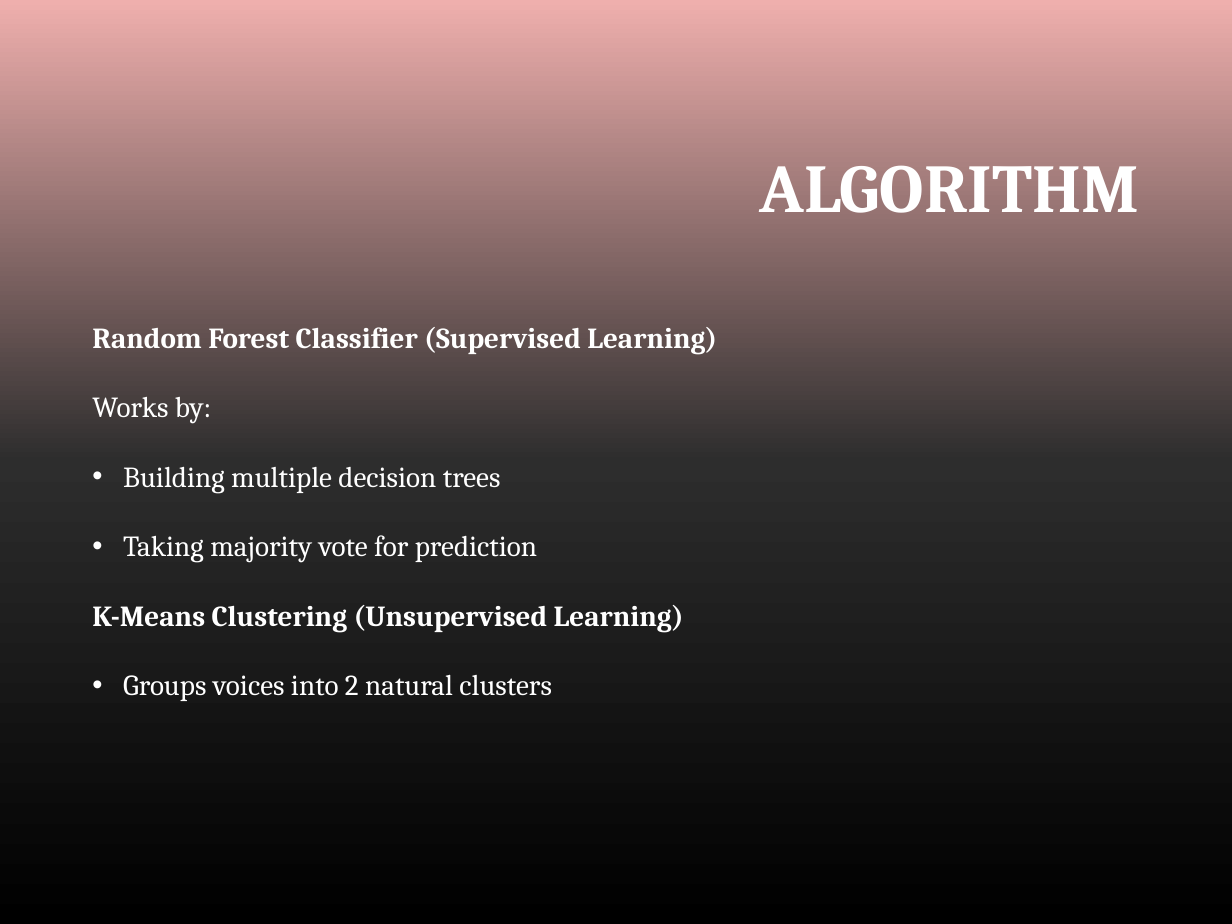
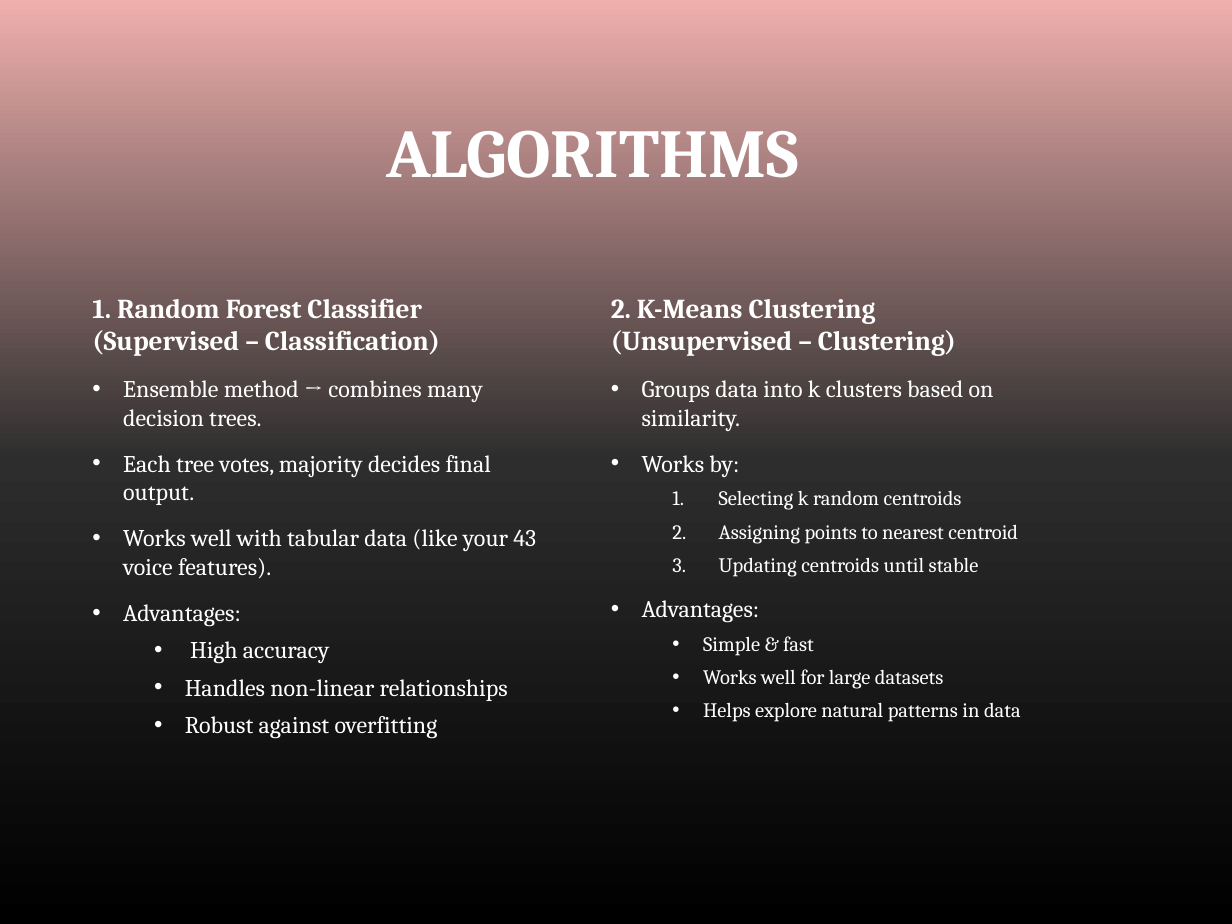
Before and after one commit to Jansirani-jansi-janu/Assignment_4, a slide deck: slide 5 of Human Voice Classification and Clustering.pptx. Drawn at 1232x924 pixels with LibreOffice and Linux fonts; fonts in the diff are those of the drawing; background and template pictures are left out. Boxes give left, top, right and bottom in pixels: in the first picture for what was removed or moved away, otherwise in the second. Text is boxed around its words. In the diff, an @@ line names an element or a change of style, - is before the commit and + after.

```diff
--- a/Human Voice Classification and Clustering.pptx
+++ b/Human Voice Classification and Clustering.pptx
@@ title at (386, 130, 798, 178): text changed @@
-ALGORITHM
+ALGORITHMS
@@ text at (92, 298, 536, 738): text changed; size 17 to 14 pt @@
-Random Forest Classifier (Supervised Learning)
-Works by:
-• Building multiple decision trees
-• Taking majority vote for prediction
-K-Means Clustering (Unsupervised Learning)
-• Groups voices into 2 natural clusters
+1. Random Forest Classifier (Supervised – Classification)
+• Ensemble method → combines many decision trees.
+• Each tree votes, majority decides final output.
+• Works well with tabular data (like your 43 voice features).
+• Advantages:
+  • High accuracy
+  • Handles non-linear relationships
+  • Robust against overfitting
@@ text added at (611, 299, 1021, 722), 12 pt, text #FFFFFF @@
+2. K-Means Clustering (Unsupervised – Clustering)
+• Groups data into k clusters based on similarity.
+• Works by:
+  1. Selecting k random centroids
+  2. Assigning points to nearest centroid
+  3. Updating centroids until stable
+• Advantages:
+  • Simple & fast
+  • Works well for large datasets
+  • Helps explore natural patterns in data
```
Also in this commit, not shown: 3 other slides changed.
